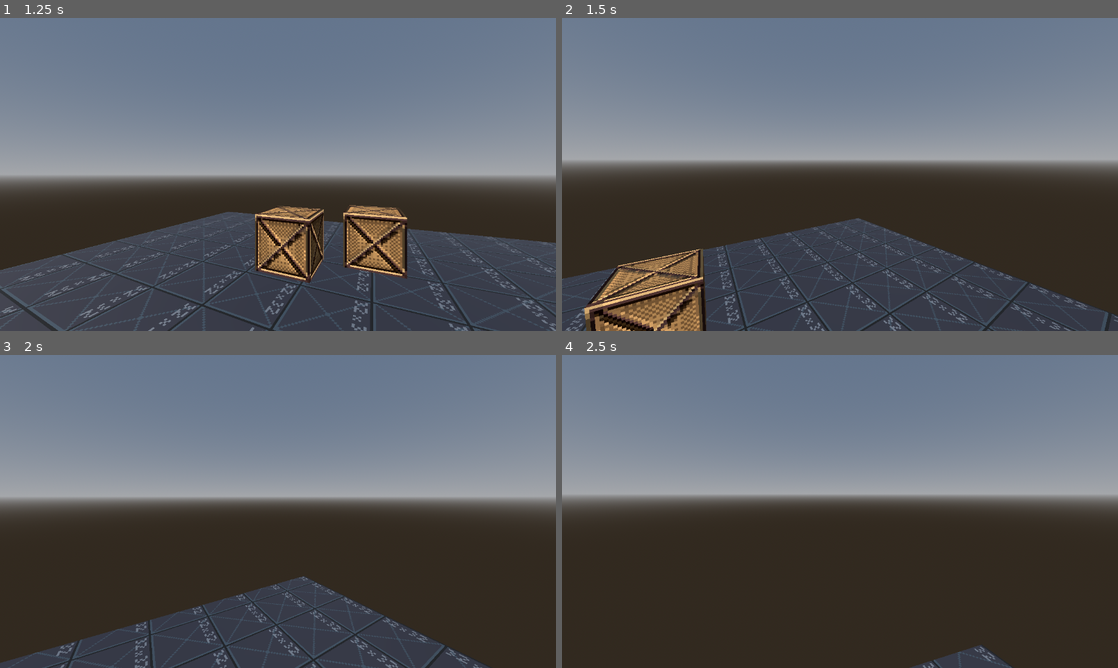
Above: before the commit, frames 1-4 (two rows, left to right).
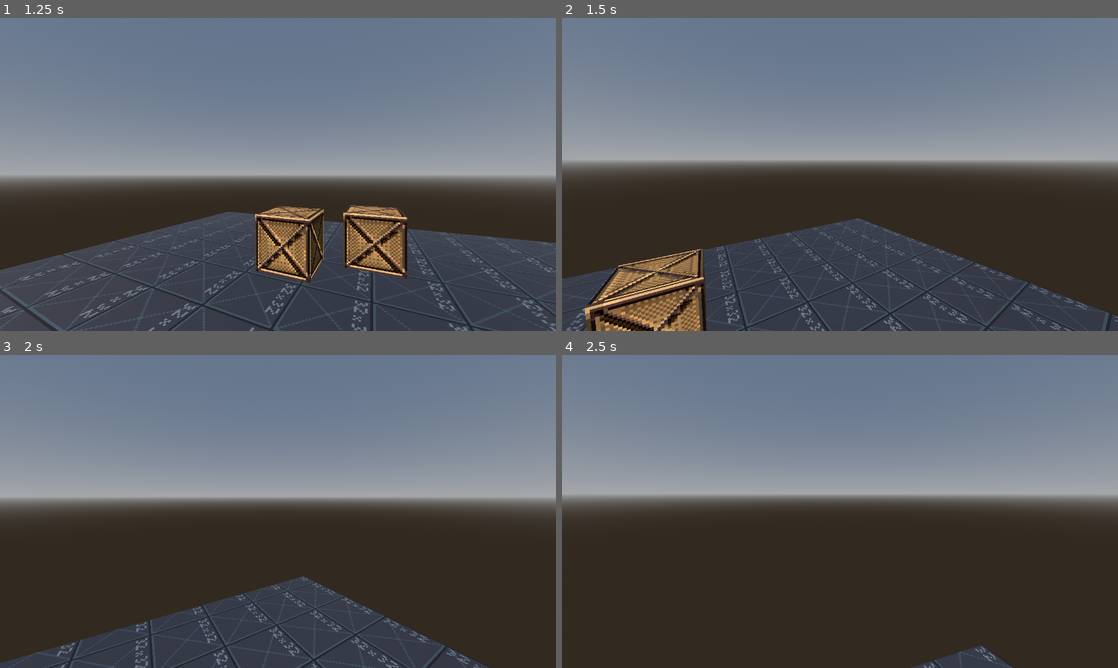
Above: after the commit, the same moments.

Repository: Friday-the-3rd/GodotJam69Void
Game: Godot game, scene res://Scenes/main_menu.tscn
Two runs of this game, one before a commit and one after it. Both use one fixed random seed, a clock stepped at 60 frames per second and the inputs below. Before the commit the project has no main scene; this scene is started directly in both runs.
Inputs (mouse positions are in pixels of both pictures, inside the frame that each line leads up to):
- Up to frame 1 (1.25 s): click "Play" at 0.5 s
- Up to frame 2 (1.5 s): tap Enter (ui_accept) at 1.25 s; move the mouse to (867, 174) at 1.27 s; hold W (walk_forward) from 1.28 s (still down)
- Up to frame 3 (2 s): keep holding W (walk_forward); tap Enter (ui_accept) at 1.52 s
- Up to frame 4 (2.5 s): keep holding W (walk_forward); move the mouse to (812, 511) at 2.02 s; tap Enter (ui_accept) at 2.27 s

Frame 1 is identical in both runs. In frame 2, 0.9% of the frame differs, in the area x 0-100%, y 64-100%; in frame 3, 0.3%; in frame 4, less than 0.1%.

Commit message:
Splash Screen added

Diff:
--- /dev/null
+++ b/Graphics/Friday3rd.svg
@@ -0,0 +1,215 @@
+<?xml version="1.0" encoding="UTF-8" standalone="no"?>
+<svg
+   xmlns:dc="http://purl.org/dc/elements/1.1/"
+   xmlns:cc="http://creativecommons.org/ns#"
+   xmlns:rdf="http://www.w3.org/1999/02/22-rdf-syntax-ns#"
+   xmlns:svg="http://www.w3.org/2000/svg"
+   xmlns="http://www.w3.org/2000/svg"
+   xmlns:sodipodi="http://sodipodi.sourceforge.net/DTD/sodipodi-0.dtd"
+   xmlns:inkscape="http://www.inkscape.org/namespaces/inkscape"
+   width="1280"
+   height="720"
+   viewBox="0 0 338.66666 190.50001"
+   version="1.1"
+   id="svg8"
+   sodipodi:docname="Friday3rd.svg"
+   inkscape:version="1.0.1 (3bc2e813f5, 2020-09-07)">
+  <defs
+     id="defs2">
+    <rect
+       x="131.67288"
+       y="67.009865"
+       width="17.287535"
+       height="14.084927"
+       id="rect1222" />
+    <rect
+       x="131.67288"
+       y="67.009865"
+       width="17.287535"
+       height="13.158885"
+       id="rect1216" />
+    <rect
+       x="18.916393"
+       y="117.8834"
+       width="132.75906"
+       height="17.755884"
+       id="rect1060" />
+    <rect
+       x="18.916393"
+       y="117.8834"
+       width="133.29359"
+       height="19.359503"
+       id="rect1040" />
+    <rect
+       x="18.916393"
+       y="116.22236"
+       width="134.49632"
+       height="21.688717"
+       id="rect1034" />
+  </defs>
+  <sodipodi:namedview
+     id="base"
+     pagecolor="#ffffff"
+     bordercolor="#666666"
+     borderopacity="1.0"
+     inkscape:pageopacity="0.0"
+     inkscape:pageshadow="2"
+     inkscape:zoom="0.70710678"
+     inkscape:cx="557.45602"
+     inkscape:cy="504.55304"
+     inkscape:document-units="mm"
+     inkscape:current-layer="layer1"
+     inkscape:document-rotation="0"
+     showgrid="false"
+     inkscape:snap-text-baseline="false"
+     inkscape:window-width="1920"
+     inkscape:window-height="1057"
+     inkscape:window-x="1432"
+     inkscape:window-y="-8"
+     inkscape:window-maximized="1"
+     units="px" />
+  <metadata
+     id="metadata5">
+    <rdf:RDF>
+      <cc:Work
+         rdf:about="">
+        <dc:format>image/svg+xml</dc:format>
+        <dc:type
+           rdf:resource="http://purl.org/dc/dcmitype/StillImage" />
+        <dc:title></dc:title>
+      </cc:Work>
+    </rdf:RDF>
+  </metadata>
+  <g
+     inkscape:groupmode="layer"
+     id="layer2"
+     inkscape:label="Warstwa 2" />
+  <g
+     inkscape:label="Warstwa 1"
+     inkscape:groupmode="layer"
+     id="layer1">
+    <path
+       id="path837-3"
+       style="fill:#000000;fill-opacity:1;stroke:none;stroke-width:0.887571;stroke-miterlimit:4;stroke-dasharray:none"
+       inkscape:transform-center-x="-17.703718"
+       d="M 130.00008,14.875873 H 23.77725 V 132.2703 L 76.889212,73.573122 Z"
+       inkscape:transform-center-y="-5.3164072e-06" />
+    <text
+       xml:space="preserve"
+       id="text1038"
+       style="font-size:10.5833px;line-height:1.25;font-family:sans-serif;text-align:center;white-space:pre;shape-inside:url(#rect1040)"
+       transform="matrix(2.3075824,0,0,2.3075824,-19.873881,-139.75535)" />
+    <text
+       xml:space="preserve"
+       style="font-size:24.4218px;line-height:1.25;font-family:sans-serif;text-align:center;text-anchor:middle;stroke-width:0.610547"
+       x="265.98813"
+       y="160.29179"
+       id="text1046"><tspan
+         sodipodi:role="line"
+         id="tspan1044"
+         x="265.98813"
+         y="160.29179"
+         style="stroke-width:0.610547" /></text>
+    <text
+       xml:space="preserve"
+       style="font-size:24.4218px;line-height:1.25;font-family:sans-serif;text-align:center;text-anchor:middle;stroke-width:0.610547"
+       x="222.81586"
+       y="179.41092"
+       id="text1050"><tspan
+         sodipodi:role="line"
+         id="tspan1048"
+         x="222.81586"
+         y="179.41092"
+         style="stroke-width:0.610547"></tspan></text>
+    <text
+       xml:space="preserve"
+       id="text1058"
+       style="font-style:normal;font-variant:normal;font-weight:normal;font-stretch:normal;font-size:14.1111px;line-height:1.25;font-family:'Copperplate Gothic Bold';-inkscape-font-specification:'Copperplate Gothic Bold, ';text-align:start;letter-spacing:0.555056px;word-spacing:0.832584px;white-space:pre;shape-inside:url(#rect1060)"
+       x="-36.548038"
+       y="0"
+       transform="matrix(2.0973391,0,0,2.3075824,-15.718736,-139.75535)"><tspan
+         x="18.916016"
+         y="133.47745"><tspan
+           dx="0 0 0 0 0 0 -0.83258247 0.83258188 0 0 -0.83257961 0.83258188"
+           style="font-style:normal;font-variant:normal;font-weight:normal;font-stretch:normal;font-size:14.1111px;font-family:'Copperplate Gothic Bold';-inkscape-font-specification:'Copperplate Gothic Bold, ';text-align:start;text-anchor:start">Friday the 3rd</tspan></tspan></text>
+    <path
+       id="path837"
+       style="fill:#000000;fill-opacity:1;stroke:none;stroke-width:0.412088;stroke-miterlimit:4;stroke-dasharray:none"
+       inkscape:transform-center-x="-8.219541"
+       d="M 122.41183,77.765996 H 73.094324 V 132.2703 l 24.65901,-27.25214 z"
+       inkscape:transform-center-y="-4.5201325e-06" />
+    <path
+       id="path951"
+       style="fill:#000000;fill-opacity:1;stroke:none;stroke-width:0.887571;stroke-miterlimit:4;stroke-dasharray:none"
+       inkscape:transform-center-x="17.703722"
+       d="M 226.22879,14.875424 173.11741,73.57287 120.006,132.2703 H 226.22879 Z M 200.35025,77.766607 V 121.90187 H 160.41479 L 180.3835,99.833616 Z"
+       inkscape:transform-center-y="-4.4111676e-06" />
+    <g
+       id="g1451"
+       style="fill:#669999;fill-opacity:1">
+      <rect
+         style="fill:#669999;fill-opacity:1;stroke:none;stroke-width:0.966732;stroke-miterlimit:4;stroke-dasharray:none"
+         id="rect1173-7"
+         width="50.774567"
+         height="28.822256"
+         x="226.22878"
+         y="103.44807" />
+      <rect
+         style="fill:#669999;fill-opacity:1;stroke:none;stroke-width:0.971566;stroke-miterlimit:4;stroke-dasharray:none"
+         id="rect1173"
+         width="50.294102"
+         height="29.389278"
+         x="226.22878"
+         y="14.875433" />
+      <path
+         id="rect1198"
+         style="fill:#669999;fill-opacity:1;stroke:none;stroke-width:0.933182;stroke-miterlimit:4;stroke-dasharray:none"
+         d="M 275.49668,14.875433 V 132.26994 h 39.39274 V 14.875433 Z m 37.07564,2.307443 v 34.614007 h -29.79631 l 14.89757,-17.306407 z m -34.75855,12.268193 h 19.23595 l -9.61797,11.172313 -9.61798,11.173501 z m 27.49959,6.276006 -5.6017,6.50615 -5.6017,6.50615 h 11.2034 z" />
+      <path
+         id="path837-34"
+         style="fill:#669999;fill-opacity:1;stroke:none;stroke-width:0.210086;stroke-miterlimit:4;stroke-dasharray:none"
+         inkscape:transform-center-x="4.1903962"
+         d="m 252.30822,77.765997 h 25.14245 V 49.979274 l -12.57135,13.893375 z"
+         inkscape:transform-center-y="-8.4331693e-06" />
+    </g>
+    <path
+       id="path837-7"
+       style="fill:#000000;fill-opacity:1;stroke:none;stroke-width:0.412088;stroke-miterlimit:4;stroke-dasharray:none"
+       inkscape:transform-center-x="8.2195386"
+       d="m 226.22879,132.2703 h 49.31752 V 77.765997 L 250.8873,105.01817 Z"
+       inkscape:transform-center-y="-5.2128668e-06" />
+    <path
+       id="path837-6"
+       style="fill:#000000;fill-opacity:1;stroke:none;stroke-width:0.412088;stroke-miterlimit:4;stroke-dasharray:none"
+       inkscape:transform-center-x="8.2195455"
+       d="M 137.24521,77.765799 112.58719,105.01866 87.92797,132.2703 h 17.24441 l 32.07283,-35.446347 z" />
+    <path
+       id="path837-6-4"
+       style="fill:#000000;fill-opacity:1;stroke:none;stroke-width:0.131957;stroke-miterlimit:4;stroke-dasharray:none"
+       inkscape:transform-center-x="-2.6320174"
+       d="m 153.03802,60.313251 h -15.79221 v 17.453106 l 7.89618,-8.726555 z" />
+    <text
+       xml:space="preserve"
+       id="text1214"
+       style="font-size:10.5833px;line-height:1.25;font-family:sans-serif;text-align:center;white-space:pre;shape-inside:url(#rect1216)"
+       transform="matrix(2.3075824,0,0,2.3075824,-19.873881,-139.75535)" />
+    <text
+       xml:space="preserve"
+       id="text1220"
+       style="font-size:10.5833px;line-height:1.25;font-family:sans-serif;text-align:center;white-space:pre;shape-inside:url(#rect1222)"
+       transform="matrix(2.3075824,0,0,2.3075824,-19.873881,-139.75535)" />
+    <rect
+       style="fill:#927f33;fill-opacity:1;stroke:none;stroke-width:0.740734;stroke-miterlimit:4;stroke-dasharray:none"
+       id="rect1273"
+       height="12.665314"
+       x="285.03015"
+       y="18.363003"
+       width="0" />
+    <path
+       id="path837-7-0"
+       style="fill:#000000;fill-opacity:1;stroke:none;stroke-width:0.32779;stroke-miterlimit:4;stroke-dasharray:none"
+       inkscape:transform-center-x="6.538111"
+       d="m 275.65945,132.26994 h 39.2289 v 43.35464 l -19.61466,-21.67734 z"
+       inkscape:transform-center-y="6.6287364e-06" />
+  </g>
+</svg>
--- a/Scenes/main_menu.tscn
+++ b/Scenes/main_menu.tscn
@@ -4,6 +4,7 @@
 [ext_resource type="PackedScene" uid="uid://dkjmj4l3da4jw" path="res://Scenes/quit_window.tscn" id="2_1rl7i"]
 
 [node name="MainMenu" type="PanelContainer"]
+process_mode = 3
 anchors_preset = 15
 anchor_right = 1.0
 anchor_bottom = 1.0
@@ -85,6 +86,7 @@
 
 [connection signal="pressed" from="HBoxContainer/VBoxContainer/Start" to="." method="_on_start_pressed"]
 [connection signal="pressed" from="HBoxContainer/VBoxContainer/Exit" to="." method="_on_exit_pressed"]
+[connection signal="close_requested" from="QuitWindow" to="." method="_on_stay_pressed"]
 [connection signal="pressed" from="QuitWindow/VBoxContainer/HBoxContainer/Quit" to="." method="_on_quit_pressed"]
 [connection signal="pressed" from="QuitWindow/VBoxContainer/HBoxContainer/Stay" to="." method="_on_stay_pressed"]
 
--- a/project.godot
+++ b/project.godot
@@ -11,13 +11,20 @@
 [application]
 
 config/name="GodotJam69"
+run/main_scene="res://Scenes/main_menu.tscn"
 config/features=PackedStringArray("4.2", "Forward Plus")
+boot_splash/image="res://Graphics/SplashScreen.png"
 config/icon="res://icon.svg"
+boot_splash/minimum_display_time=2000
 
 [display]
 
 window/size/viewport_width=1280
 window/size/viewport_height=720
+window/size/window_width_override=1280
+window/size/window_height_override=720
+window/stretch/mode="viewport"
+window/stretch/aspect="expand"
 
 [input]
 
Not shown, added: Graphics/Friday3rd.svg.import
Binary file added: Graphics/SplashScreen.png
Not shown, added: Graphics/SplashScreen.png.import
Not shown, changed: export_presets.cfg
